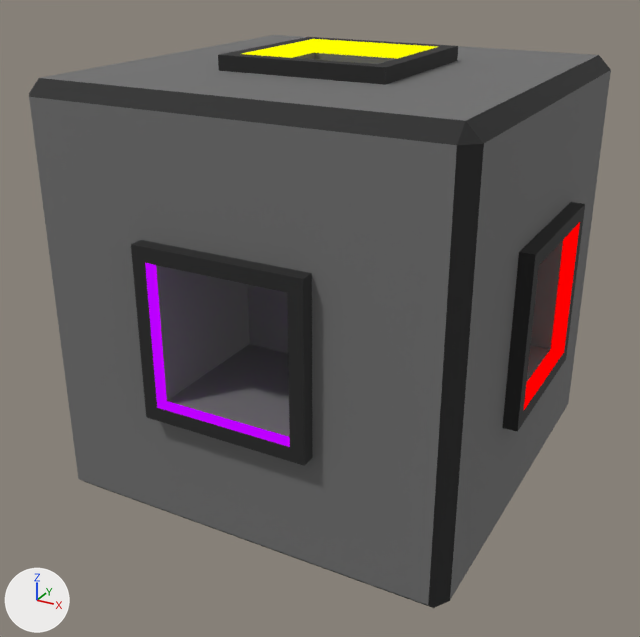
Renders of the Blender file blender_models/Machines/Escape Cube.blend from each side of a commit.
One viewpoint serves both versions: a 50 mm lens placed at (0.573, -1.105, 0.47), pointed at (-0.013, -0.039, -0.063). The lights are fixed; the arrows at lower left show +X, +Y and +Z.

The older version as bpy lines, for what is in view:
```python
me_cube = bpy.data.meshes.new('Cube')
me_cube.from_pydata(...)  # a box spanning x 0.0..0.3, y -1.3..1.3, z -1.3..1.3
me_cube.materials.append(mat_interactable)  # black #000000
me_cube_009 = bpy.data.meshes.new('Cube.009')
me_cube_009.from_pydata(...)  # 152 vertices, 170 faces; spans x -0.32..0.32, y -0.32..0.32, z -0.32..0.32
# faces by material slot: [78, 68, 4, 4, 4, 4, 4, 4]
me_cube_009.materials.append(mat_base)  # grey #707070
me_cube_009.materials.append(mat_accent)  # black #222222
me_cube_009.materials.append(mat_red_glow)  # black #000000
me_cube_009.materials.append(mat_orange_glow)  # black #000000
me_cube_009.materials.append(mat_yellow_glow)  # black #000000
me_cube_009.materials.append(mat_green_glow)  # black #000000
me_cube_009.materials.append(mat_blue_glow)  # black #000000
me_cube_009.materials.append(mat_purple_glow)  # black #000000
ob_cube = bpy.data.objects.new('Cube', me_cube_009)
ob_cube.location = (0.0, 0.0, 0.0)
ob_int1 = bpy.data.objects.new('INT1', me_cube)
ob_int1.parent = ob_cube
ob_int1.location = (0.3, 0.0, 0.0)
ob_int1.scale = (0.1, 0.1, 0.1)
ob_int1.hide_set(True)
ob_int3 = bpy.data.objects.new('INT3', me_cube)
ob_int3.parent = ob_cube
ob_int3.location = (0.0, 0.0, 0.3)
ob_int3.rotation_euler = (0.0, 4.712, 0.0)  # degrees (0, 270, 0)
ob_int3.scale = (0.1, 0.1, 0.1)
ob_int3.hide_set(True)
ob_int6 = bpy.data.objects.new('INT6', me_cube)
ob_int6.parent = ob_cube
ob_int6.location = (0.0, -0.3, 0.0)
ob_int6.rotation_euler = (1.571, 9.425, 1.571)  # degrees (90, 180, 90)
ob_int6.scale = (0.1, 0.1, 0.1)
ob_int6.hide_set(True)
```
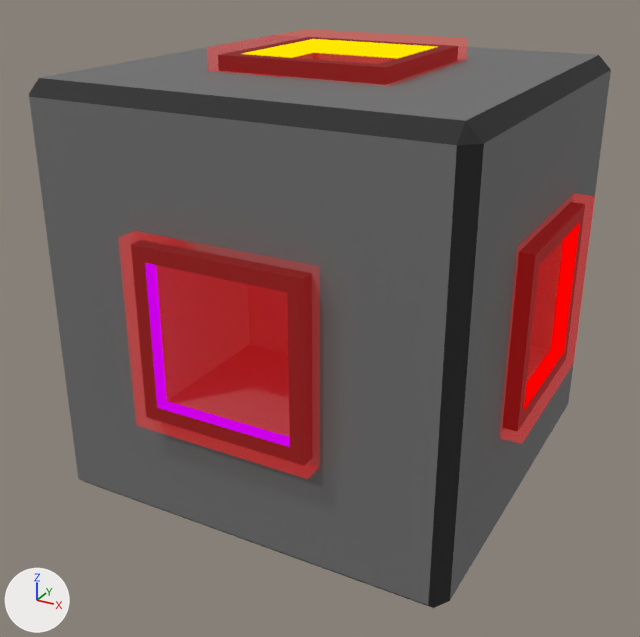
Where the change shows, as pixel boxes (x1, y1, x2, y2) in the pictures (640 x 637 px):
'INT6', shown: after (118, 231, 320, 479)
'INT1', shown: after (499, 193, 595, 444)
'INT3', shown: after (207, 29, 468, 86)

What the commit changed:
Object 'INT1' (ob_int1) is now shown.
Object 'INT3' (ob_int3) is now shown.
Object 'INT6' (ob_int6) is now shown.
